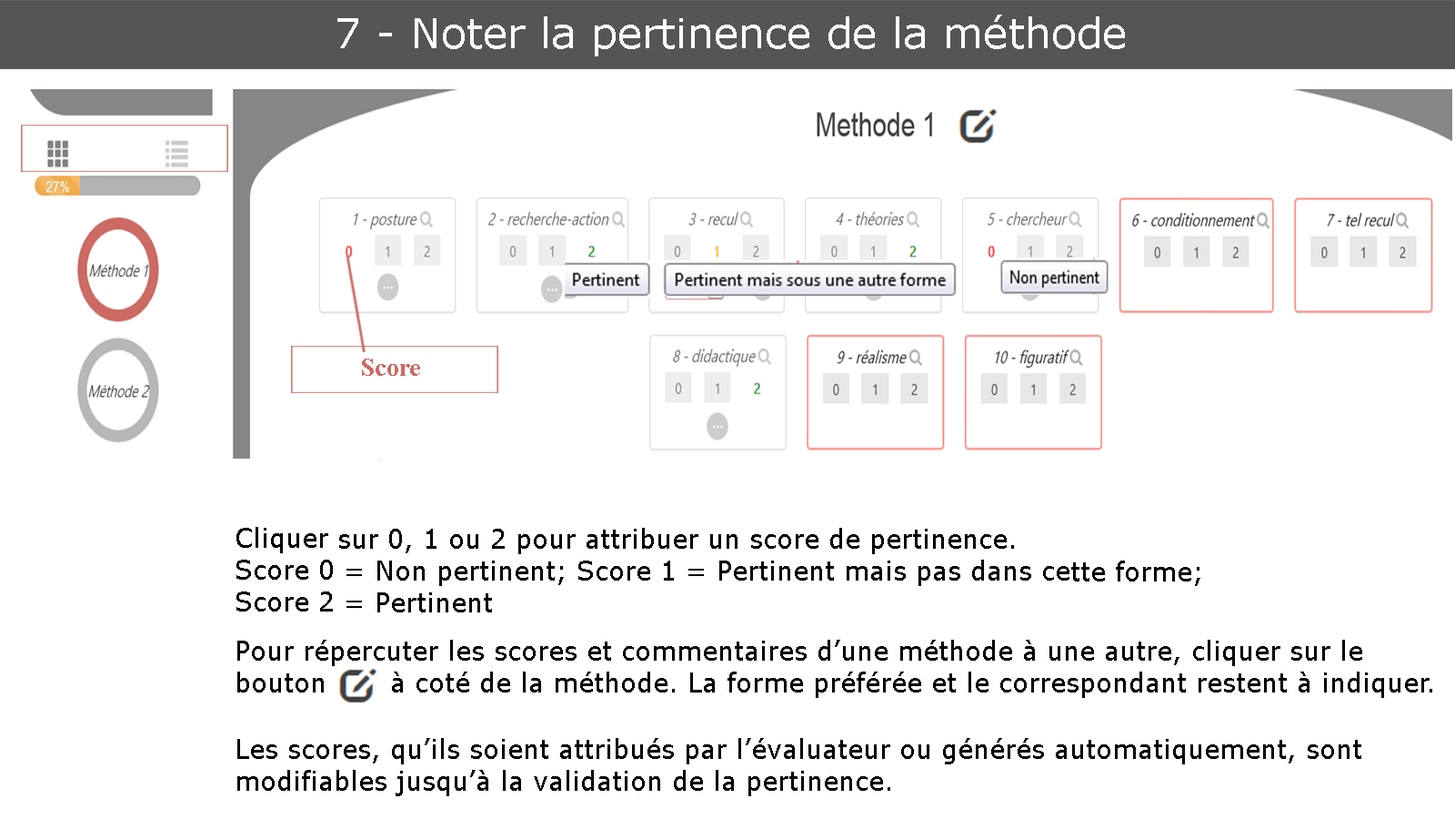
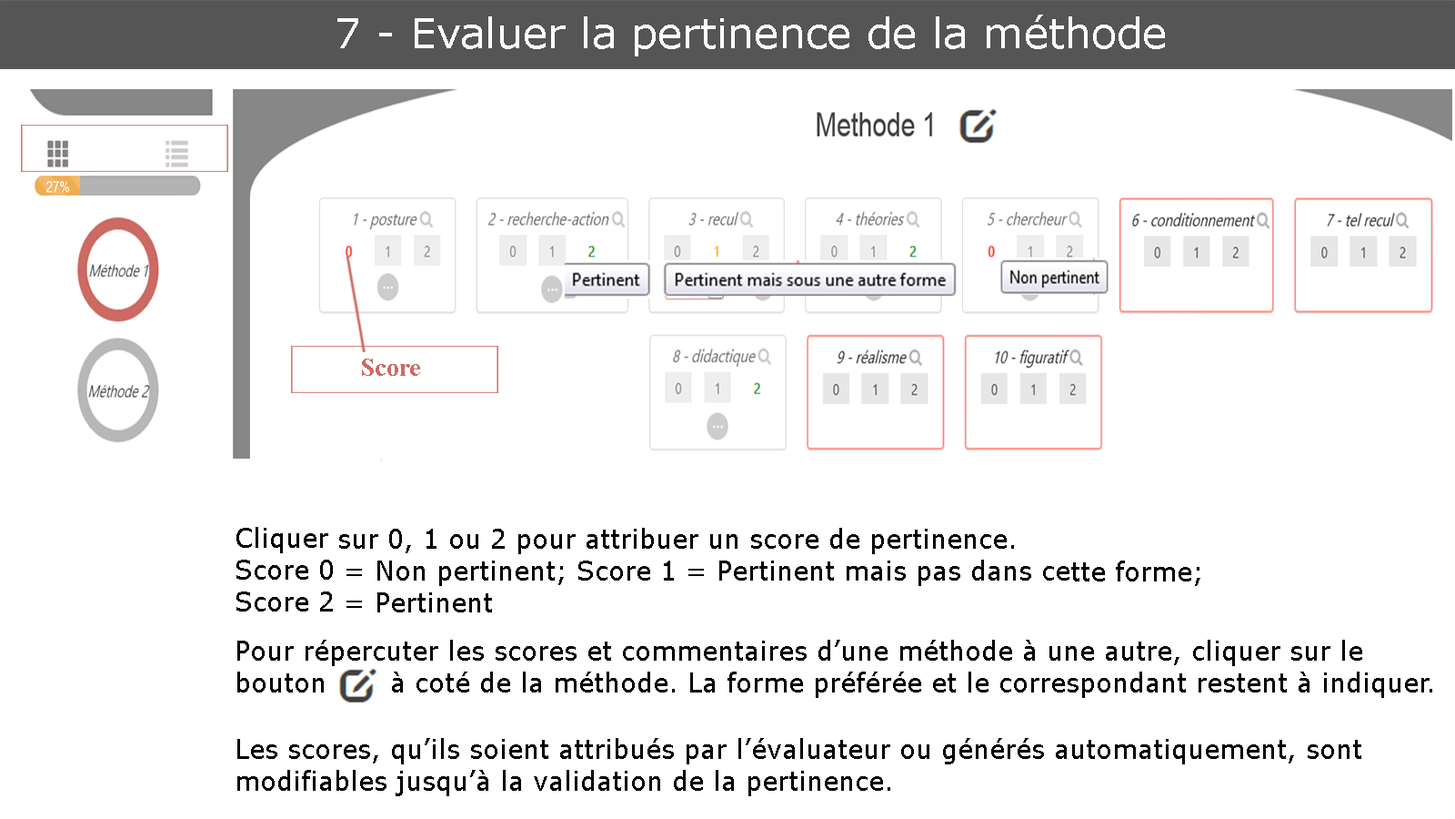
The second 1455×819 image is a revision of the first. Changes to its layers:
renamed "7 - Noter la pertinence de la méthode" to "7 - Evaluer la pertinence de la méthode", painted on it over 418, 14, 1166, 57
